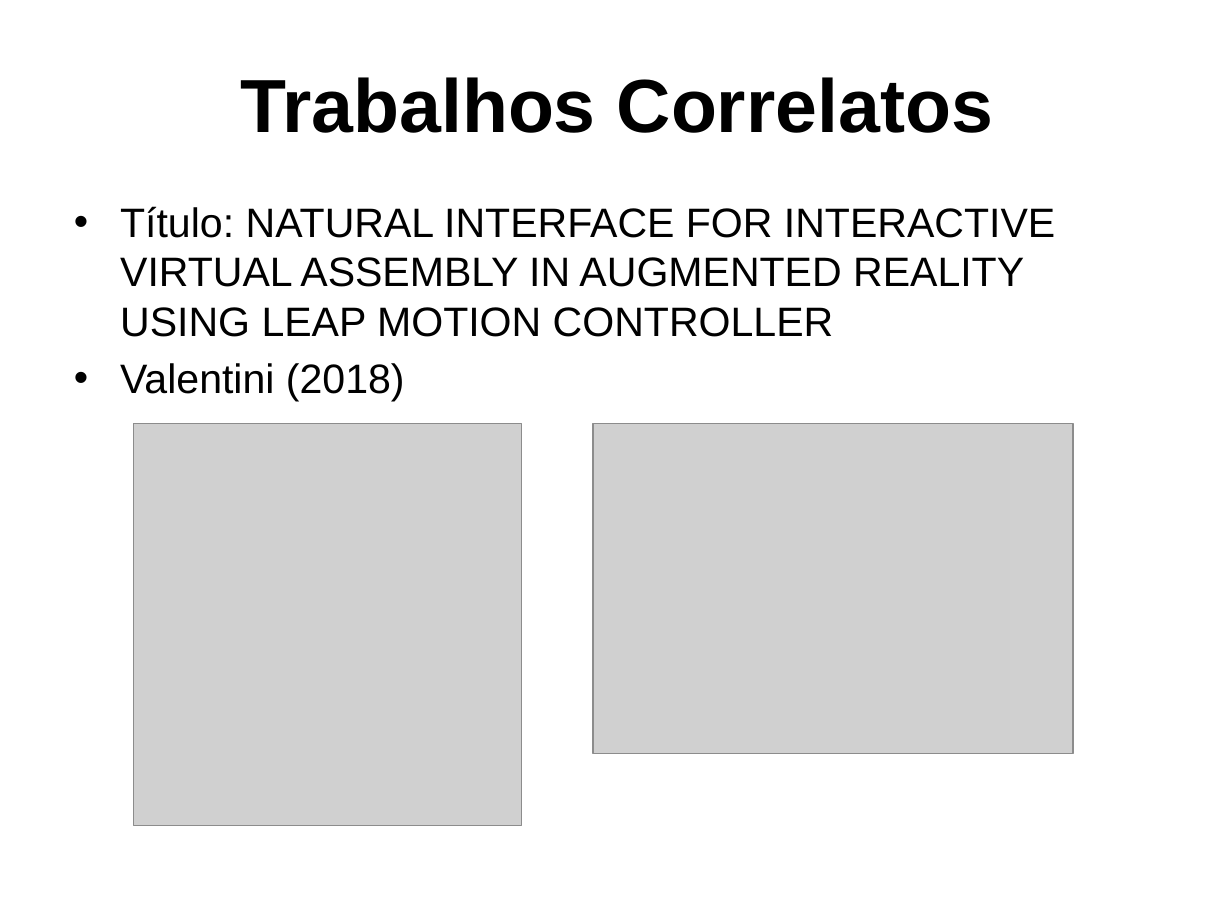
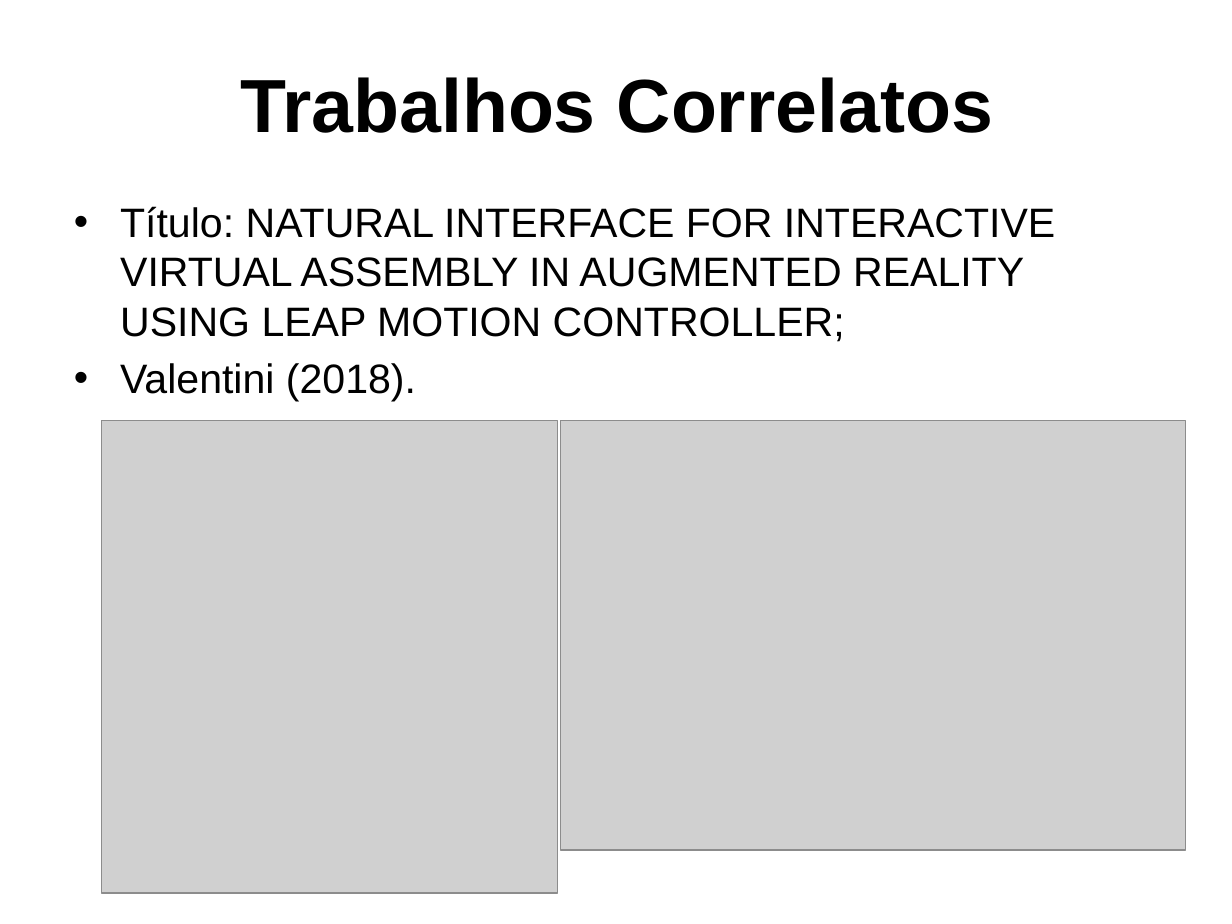
Before and after one commit to gcgfurb/tcc_JulioVicenteBrych, a slide deck: slide 9 of _julio/ApresentaçãoTCC-Julio_Vicente_Brych.pptx. Drawn at 1232x924 pixels with LibreOffice and Linux fonts; fonts in the diff are those of the drawing; grey boxes stand for pictures; background and template pictures are left out. Boxes give left, top, right and bottom in pixels: in the first picture for what was removed or moved away, otherwise in the second. Text is boxed around its words. In the diff, an @@ line names an element or a change of style, - is before the commit and + after.

```diff
--- a/_julio/ApresentaçãoTCC-Julio_Vicente_Brych.pptx
+++ b/_julio/ApresentaçãoTCC-Julio_Vicente_Brych.pptx
@@ text at (x1=120, y1=206, x2=1055, y2=401): text changed @@
-• Título: NATURAL INTERFACE FOR INTERACTIVE VIRTUAL ASSEMBLY IN AUGMENTED REALITY USING LEAP MOTION CONTROLLER
-• Valentini (2018)
+• Título: NATURAL INTERFACE FOR INTERACTIVE VIRTUAL ASSEMBLY IN AUGMENTED REALITY USING LEAP MOTION CONTROLLER;
+• Valentini (2018).
@@ picture resized from (x1=133, y1=424, x2=521, y2=825) to (x1=102, y1=421, x2=558, y2=893) @@
@@ picture resized from (x1=593, y1=424, x2=1073, y2=754) to (x1=561, y1=421, x2=1185, y2=850) @@
```
Also in this commit, not shown: 18 other slides changed, 2 slides added.
